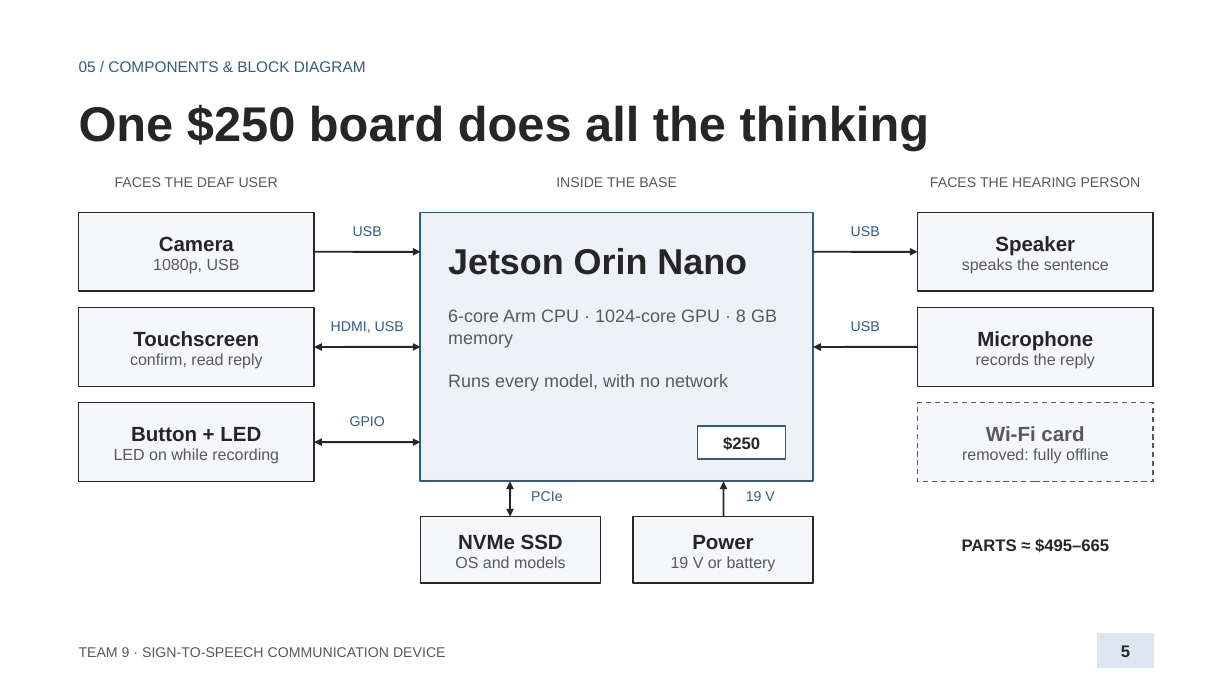
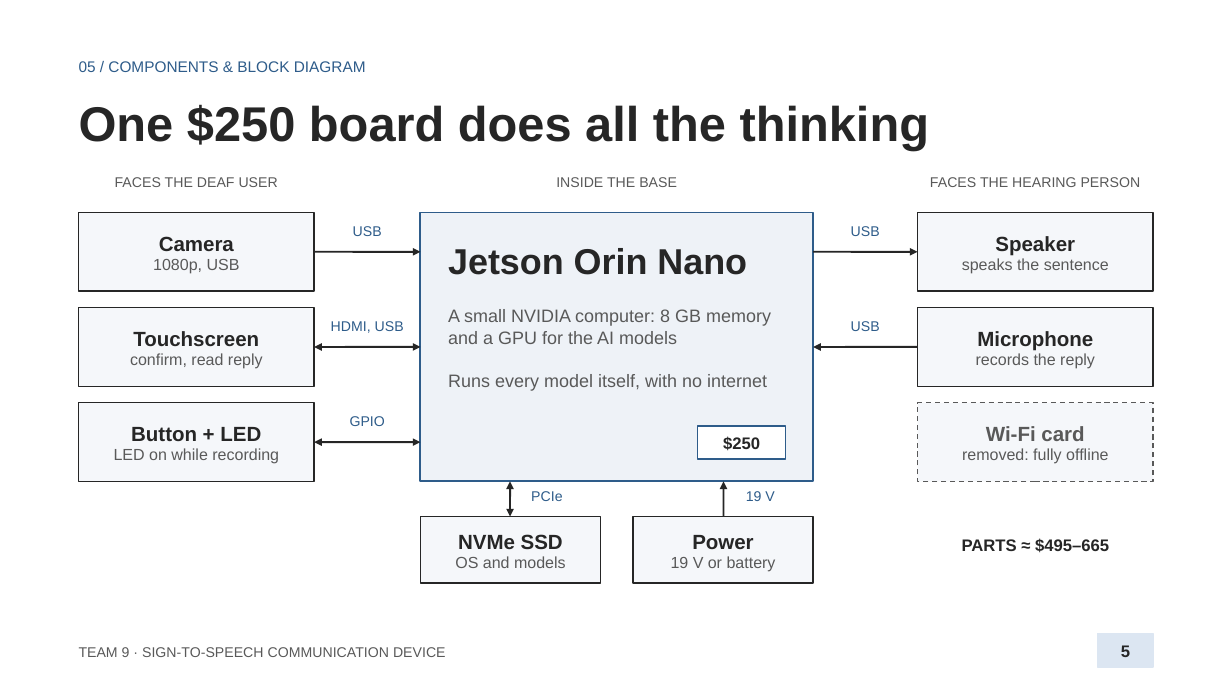
Before and after one commit to anxious956/Multilingual-Sign-to-Speech-Communication-Device, a slide deck: slide 5 of docs/presentation/Team9_Proposal_Presentation.pptx. Drawn at 1232x693 pixels with LibreOffice and Linux fonts; fonts in the diff are those of the drawing. Boxes give left, top, right and bottom in pixels: in the first picture for what was removed or moved away, otherwise in the second. Text is boxed around its words. In the diff, an @@ line names an element or a change of style, - is before the commit and + after.

```diff
--- a/docs/presentation/Team9_Proposal_Presentation.pptx
+++ b/docs/presentation/Team9_Proposal_Presentation.pptx
@@ text at [448,309,771,344]: text changed @@
-6-core Arm CPU · 1024-core GPU · 8 GB memory
+A small NVIDIA computer: 8 GB memory and a GPU for the AI models
@@ text at [448,374,767,391]: text changed @@
-Runs every model, with no network
+Runs every model itself, with no internet
```
Also in this commit, not shown: 4 other slides changed, 1 other file.
